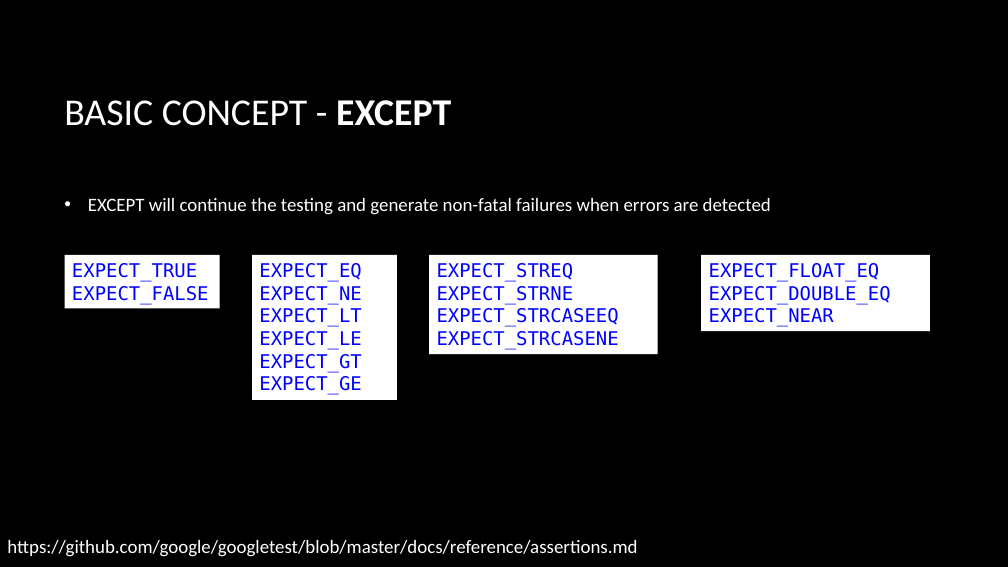
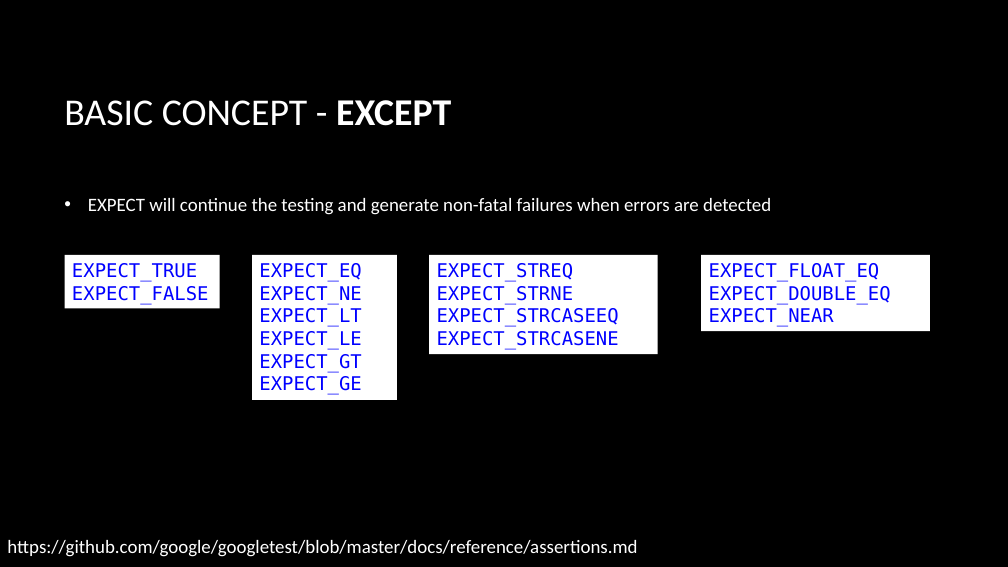
Before and after one commit to CNOCycle/cpp_tutorial, a slide deck: slide 10 of lab04-googletest/00-lab04.pptx. Drawn at 1008x567 pixels with LibreOffice and Linux fonts; fonts in the diff are those of the drawing; background and template pictures are left out. Boxes give left, top, right and bottom in pixels: in the first picture for what was removed or moved away, otherwise in the second. Text is boxed around its words. In the diff, an @@ line names an element or a change of style, - is before the commit and + after.

```diff
--- a/lab04-googletest/00-lab04.pptx
+++ b/lab04-googletest/00-lab04.pptx
@@ text at (88, 198, 771, 215): text changed @@
-• EXCEPT will continue the testing and generate non-fatal failures when errors are detected
+• EXPECT will continue the testing and generate non-fatal failures when errors are detected
```
Also in this commit, not shown: 1 other slide changed.
